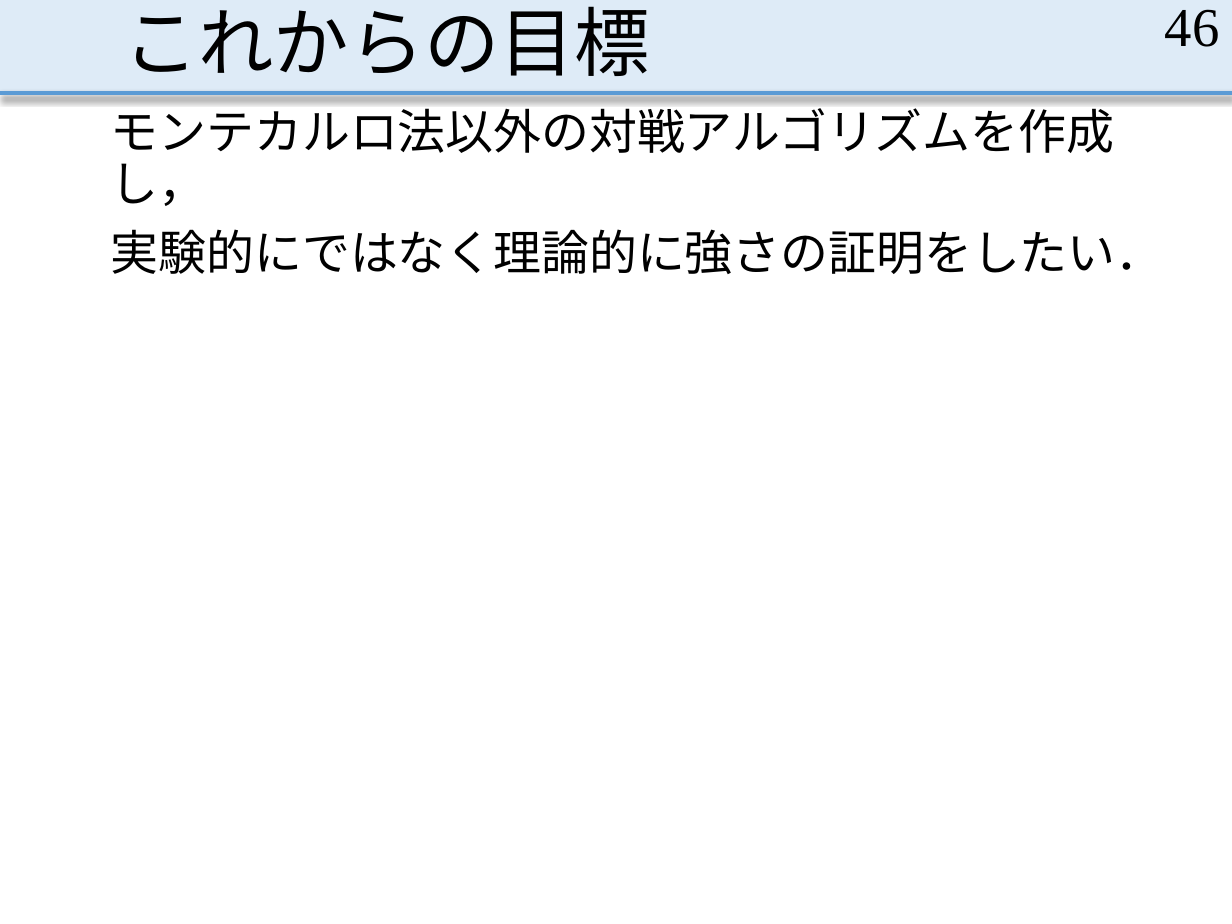
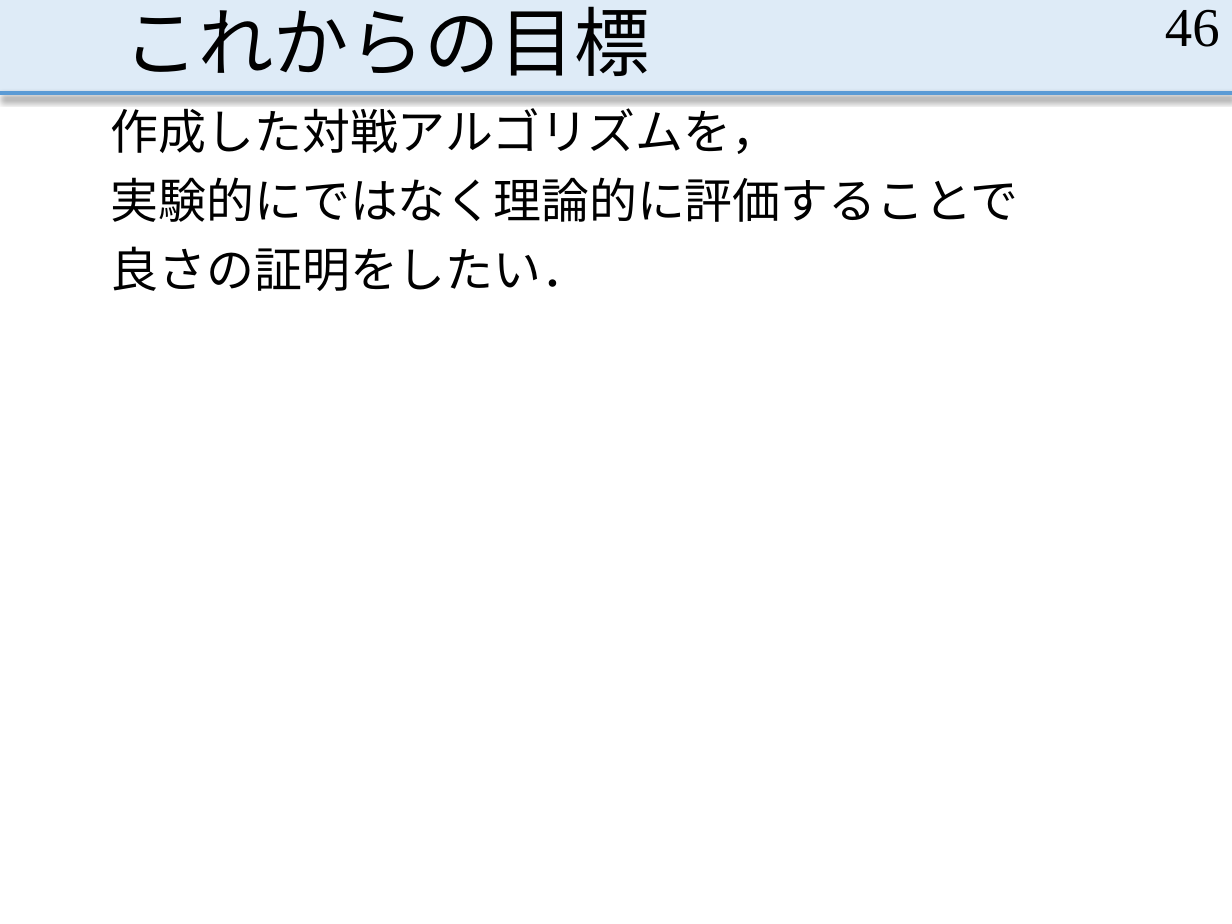
Before and after one commit to MasayaOda/SR, a slide deck: slide 46 of 190513oda.pptx. Drawn at 1232x924 pixels with LibreOffice and Linux fonts; fonts in the diff are those of the drawing. Boxes give left, top, right and bottom in pixels: in the first picture for what was removed or moved away, otherwise in the second. Text is boxed around its words. In the diff, an @@ line names an element or a change of style, - is before the commit and + after.

```diff
--- a/190513oda.pptx
+++ b/190513oda.pptx
@@ text at [111, 100, 1019, 291]: text changed @@
-モンテカルロ法以外の対戦アルゴリズムを作成し，
-実験的にではなく理論的に強さの証明をしたい．
+作成した対戦アルゴリズムを，
+実験的にではなく理論的に評価することで
+良さの証明をしたい．
```
Also in this commit, not shown: 6 other slides changed, 2 other files.
